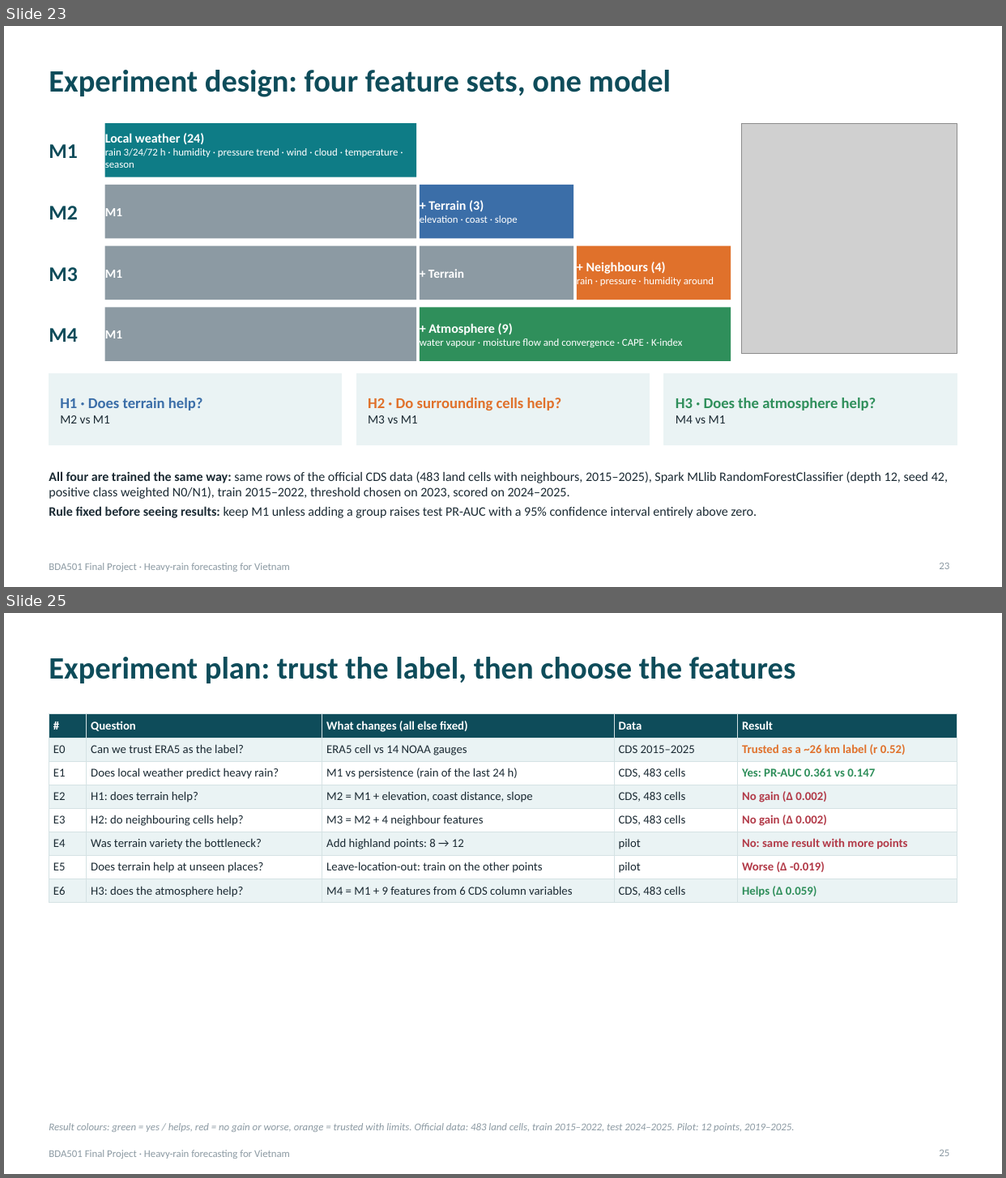
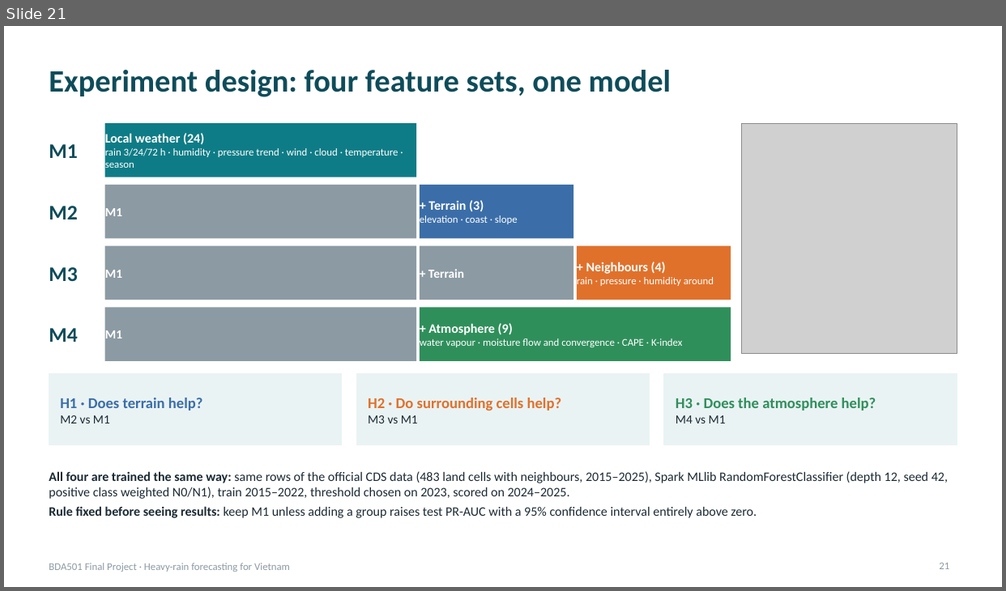
Before and after one commit to PhamLeTanThinh/BDA501_weather, a slide deck: deck/BDA501_Heavy_Rain_Forecast.pptx. Shown one above the other, each under a label of ours: slides 23 and 25 before the commit, slide 21 after it; the slides between them are not shown. The pictures are 1006x1178 and 1006x591 pixels, drawn with LibreOffice and Linux fonts; fonts in the diff are those of the drawing; grey boxes stand for pictures. Boxes give left, top, right and bottom in pixels: in the first picture for what was removed or moved away, otherwise in the second. Text is boxed around its words. In the diff, an @@ line names an element or a change of style, - is before the commit and + after.

```diff
--- a/deck/BDA501_Heavy_Rain_Forecast.pptx
+++ b/deck/BDA501_Heavy_Rain_Forecast.pptx
@@ slide 25 removed at (4, 613, 1002, 1174), background #FFFFFF; not listed: 1 template element that a slide beside it also shows @@
@@ title removed at (49, 657, 795, 683) @@
-Experiment plan: trust the label, then choose the features
@@ table removed at (49, 714, 957, 901), 8 rows, 5 columns @@
-# | Question | What changes (all else fixed) | Data | Result
-E0 | Can we trust ERA5 as the label? | ERA5 cell vs 14 NOAA gauges | CDS 2015–2025 | Trusted as a ~26 km label (r 0.52)
-E1 | Does local weather predict heavy rain? | M1 vs persistence (rain of the last 24 h) | CDS, 483 cells | Yes: PR-AUC 0.361 vs 0.147
-E2 | H1: does terrain help? | M2 = M1 + elevation, coast distance, slope | CDS, 483 cells | No gain (Δ 0.002)
-E3 | H2: do neighbouring cells help? | M3 = M2 + 4 neighbour features | CDS, 483 cells | No gain (Δ 0.002)
-E4 | Was terrain variety the bottleneck? | Add highland points: 8 → 12 | pilot | No: same result with more points
-E5 | Does terrain help at unseen places? | Leave-location-out: train on the other points | pilot | Worse (Δ -0.019)
-E6 | H3: does the atmosphere help? | M4 = M1 + 9 features from 6 CDS column variables | CDS, 483 cells | Helps (Δ 0.059)
@@ text removed at (49, 1123, 794, 1132) @@
-Result colours: green = yes / helps, red = no gain or worse, orange = trusted with limits. Official data: 483 land cells, train 2015–2022, test 2024–2025. Pilot: 12 points, 2019–2025.
@@ page number removed at (939, 1150, 949, 1157) @@
-25
@@ what was slide 23 is now slide 21 @@
@@ page number at (939, 563, 949, 570): text changed @@
-23
+21
```
Also in this commit, not shown: 32 slides changed, 14 slides added, 13 other slides removed, 28 other files.
